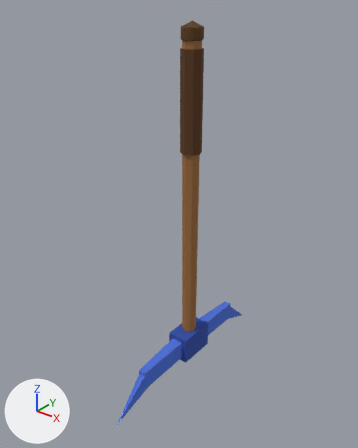
A saved change to the glTF model assets/models/character/held_mithril_pickaxe.glb.
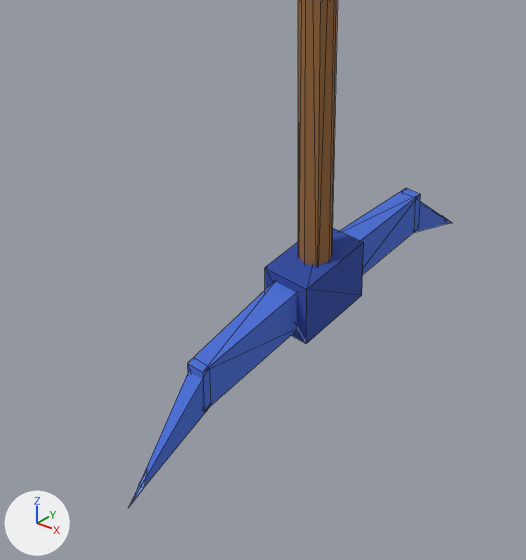
Each version appears first whole from a 50 mm lens placed at (0.66, -0.869, 0.197), pointed at (-0.018, -0.021, -0.329), and next in a close-up on the part from 18% to 76% of the width and 51% to 100% of the height. The lights are fixed; the arrows at lower left show +X, +Y and +Z. The older version's two pictures come first. The close-ups show mesh edges as thin lines. Vertices at exactly the same position are counted once.

Objects in the first close-up: 'held_mithril_pickaxe'.
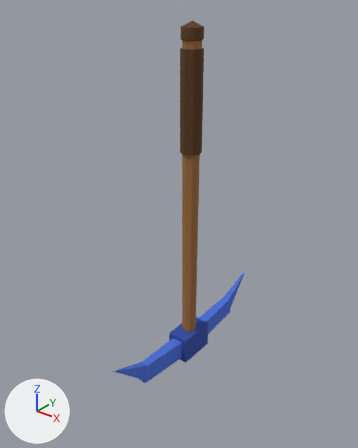
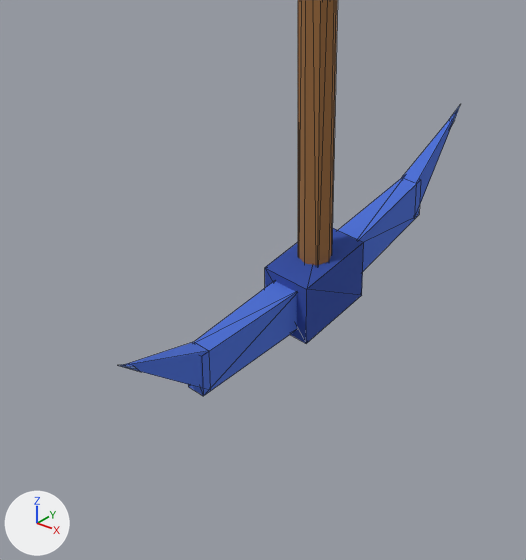
Where the change shows, as pixel boxes [x1, y1, x2, y2] in the close-ups (526 x 560 px; the box of a moved part takes in the faces that stretch with it):
'held_mithril_pickaxe', reshaped: before [129, 0, 451, 507]; after [118, 0, 461, 396]
part 1 of me_held_mithril_pickaxe, moved or reshaped: before [340, 188, 420, 274]; after [338, 178, 421, 271]
part 2 of me_held_mithril_pickaxe, moved or reshaped: before [415, 201, 450, 232]; after [402, 109, 458, 204]
part 3 of me_held_mithril_pickaxe, moved or reshaped: before [187, 281, 297, 411]; after [188, 281, 297, 396]
part 4 of me_held_mithril_pickaxe, moved or reshaped: before [132, 371, 210, 501]; after [122, 342, 209, 388]
part 5 of me_held_mithril_pickaxe, moved or reshaped: before [129, 469, 148, 507]; after [118, 364, 140, 372]

The change, as a diff of the scene's bpy script:
```diff
--- a/assets/models/character/held_mithril_pickaxe.glb.py
+++ b/assets/models/character/held_mithril_pickaxe.glb.py
@@ me_held_mithril_pickaxe @@
 # used by ob_held_mithril_pickaxe; location = (0.0, 0.0, 0.0)
-me_held_mithril_pickaxe.from_pydata(...)  # 92 vertices, 144 faces; spans x -0.028..0.028, y -0.288..0.288, z -0.768..0.129
+me_held_mithril_pickaxe.from_pydata(...)  # 92 vertices, 144 faces; spans x -0.028..0.028, y -0.288..0.288, z -0.72..0.129
+# me_held_mithril_pickaxe part 1: all 8 vertices in x -0.01..0.01, y 0.18..0.19, z -0.715..-0.665 are moved by (0.0, 0.0, 0.02)
+# me_held_mithril_pickaxe part 2: the 1 vertex in x 0.0, y 0.285, z -0.765 is moved by (0.0, 0.0, 0.17)
+# me_held_mithril_pickaxe part 3: all 8 vertices in x -0.01..0.01, y -0.19..-0.18, z -0.715..-0.665 are moved by (0.0, 0.0, 0.02)
+# me_held_mithril_pickaxe part 4: the 1 vertex in x 0.0, y -0.285, z -0.765 is moved by (0.0, 0.0, 0.17)
+# me_held_mithril_pickaxe part 5: the 1 vertex in x 0.0, y -0.288, z -0.768 is moved by (0.0, 0.0, 0.176)
+# other edits to the shape of me_held_mithril_pickaxe do not show in these pictures
 me_held_mithril_pickaxe.materials.append(mat_c9c6c3e)
```
